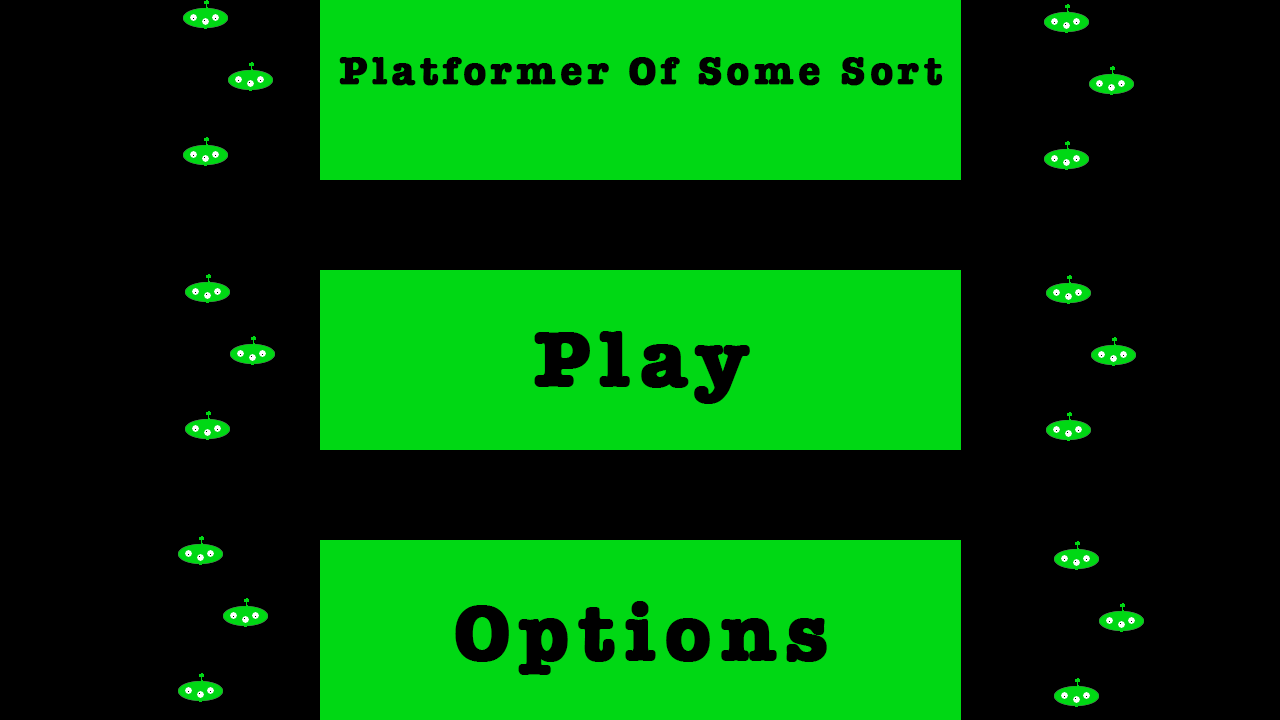
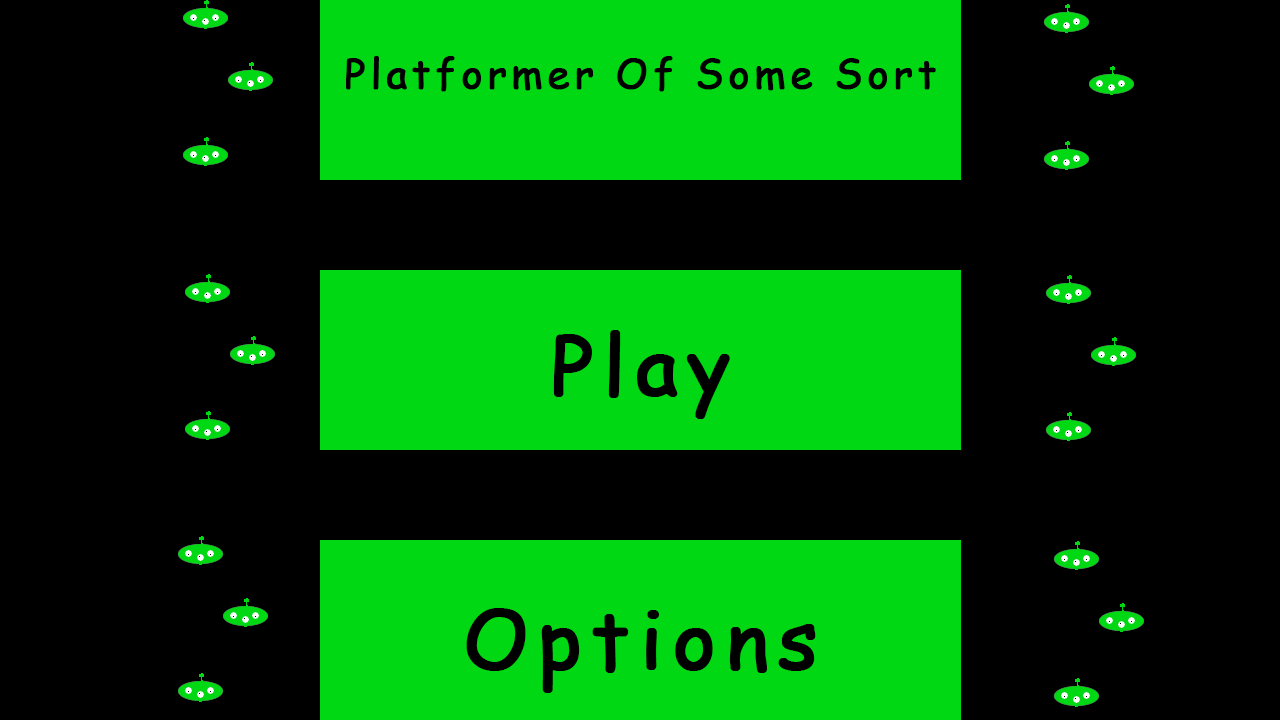
Comparing the layer stacks of the two (1280, 720) images. Changes:
painted on "PlatformerOfSomeSort" over [left=339, top=56, right=943, bottom=92]
painted on "Options" over [left=455, top=601, right=827, bottom=693]
painted on "Play" over [left=534, top=330, right=750, bottom=419]
